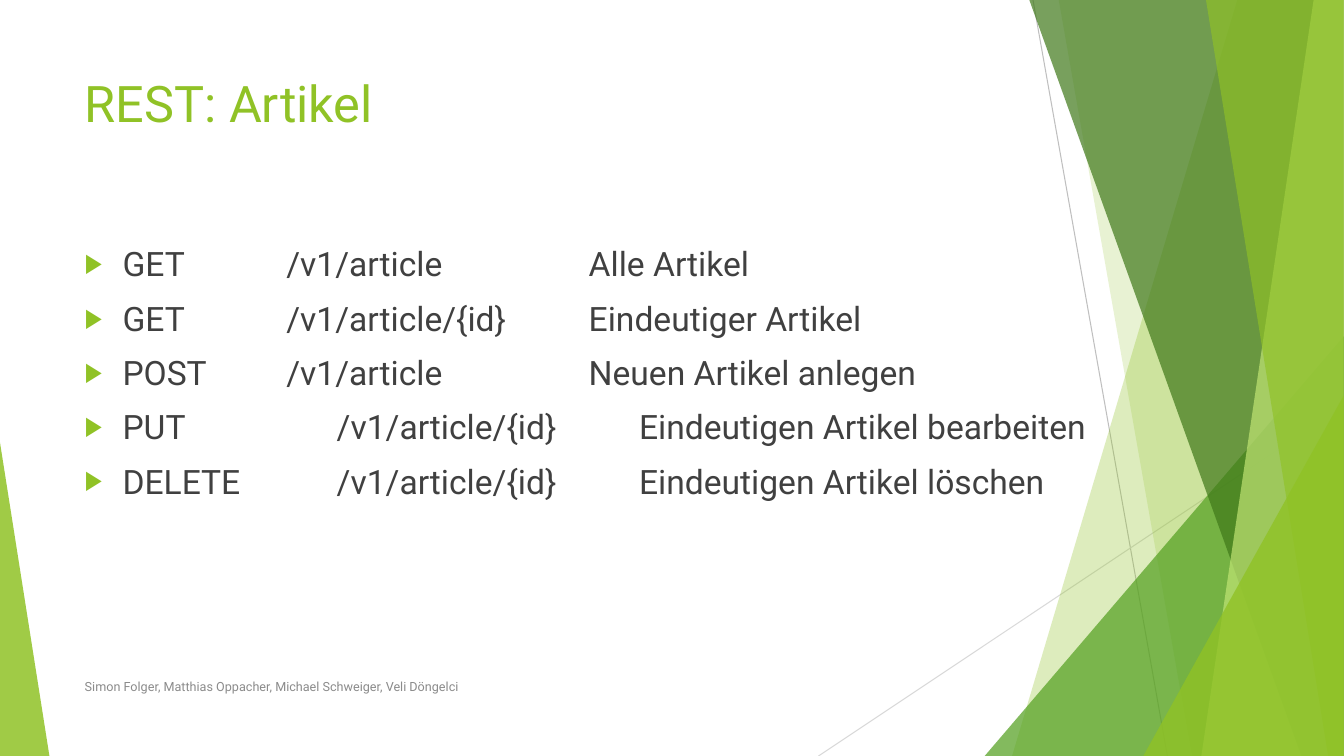
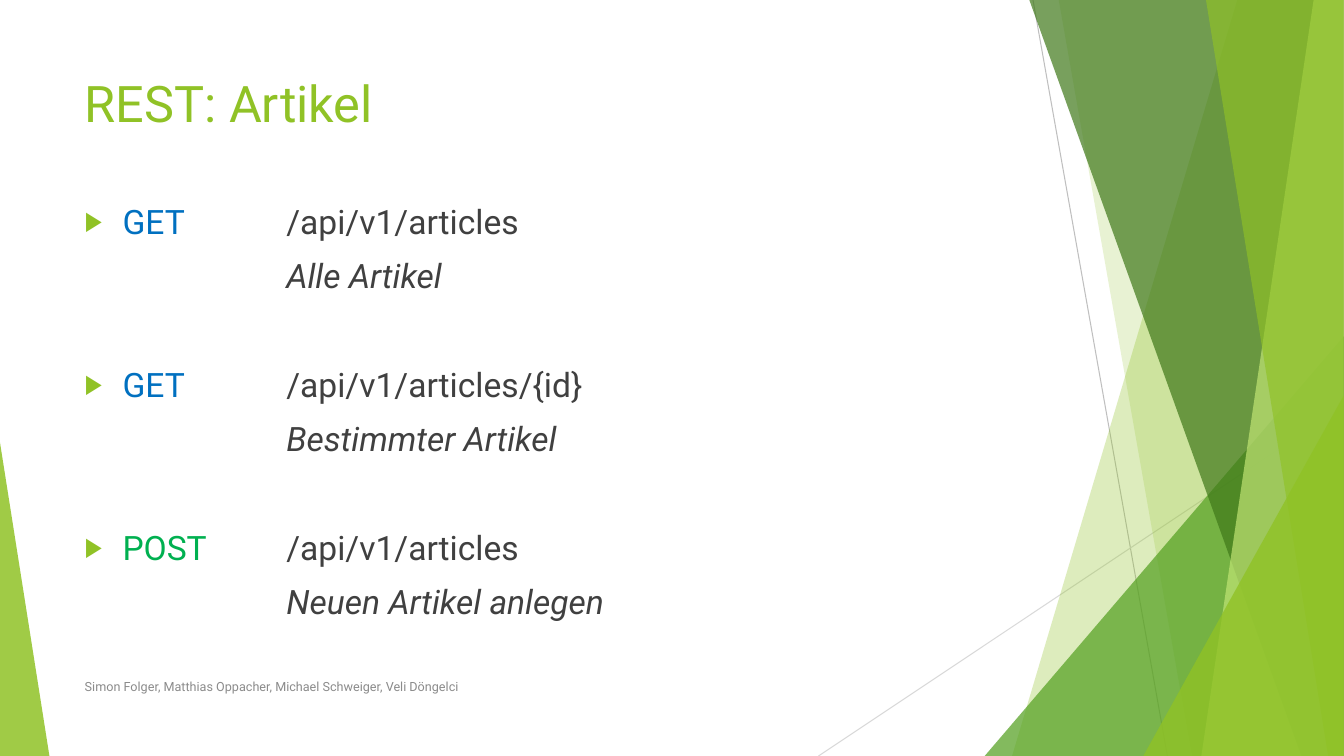
Before and after one commit to michaelschweiger90/artikelverwaltung, a slide deck: slide 10 of Dokumente/Präsentationen/Webservices 01.07.pptx (slide 7 before the commit). Drawn at 1344x756 pixels with LibreOffice and Linux fonts; fonts in the diff are those of the drawing. Boxes give left, top, right and bottom in pixels: in the first picture for what was removed or moved away, otherwise in the second. Text is boxed around its words. In the diff, an @@ line names an element or a change of style, - is before the commit and + after.

```diff
--- a/Dokumente/Präsentationen/Webservices 01.07.pptx
+++ b/Dokumente/Präsentationen/Webservices 01.07.pptx
@@ text at (123, 209, 604, 621): text changed @@
-▶ GET /v1/article Alle Artikel
-▶ GET /v1/article/{id} Eindeutiger Artikel
-▶ POST /v1/article Neuen Artikel anlegen
-▶ PUT /v1/article/{id} Eindeutigen Artikel bearbeiten
-▶ DELETE /v1/article/{id} Eindeutigen Artikel löschen
+▶ GET /api/v1/articles
+Alle Artikel
+▶ GET /api/v1/articles/{id}
+Bestimmter Artikel
+▶ POST /api/v1/articles
+Neuen Artikel anlegen
```
Also in this commit, not shown: 5 other slides changed, 8 slides added, 1 slide removed.
